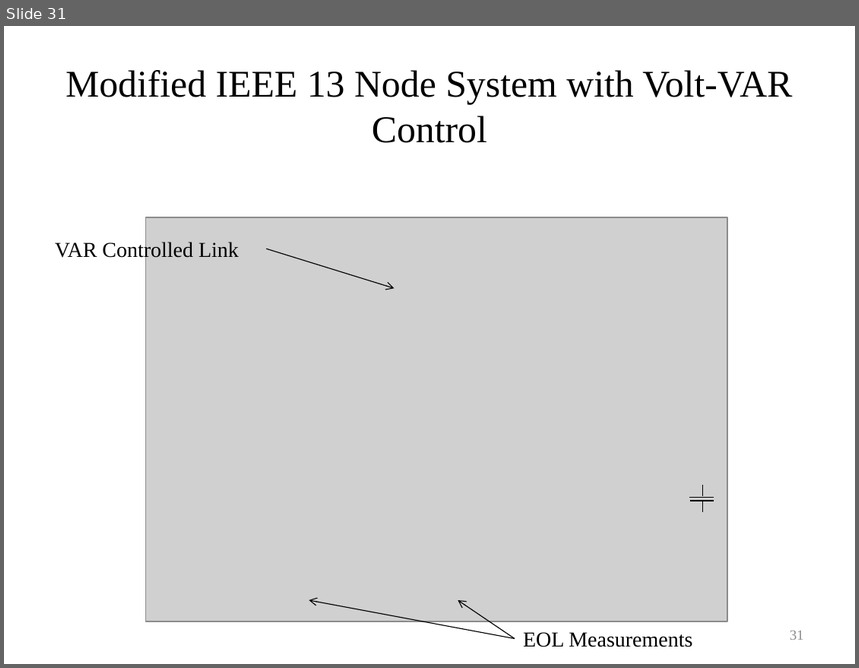
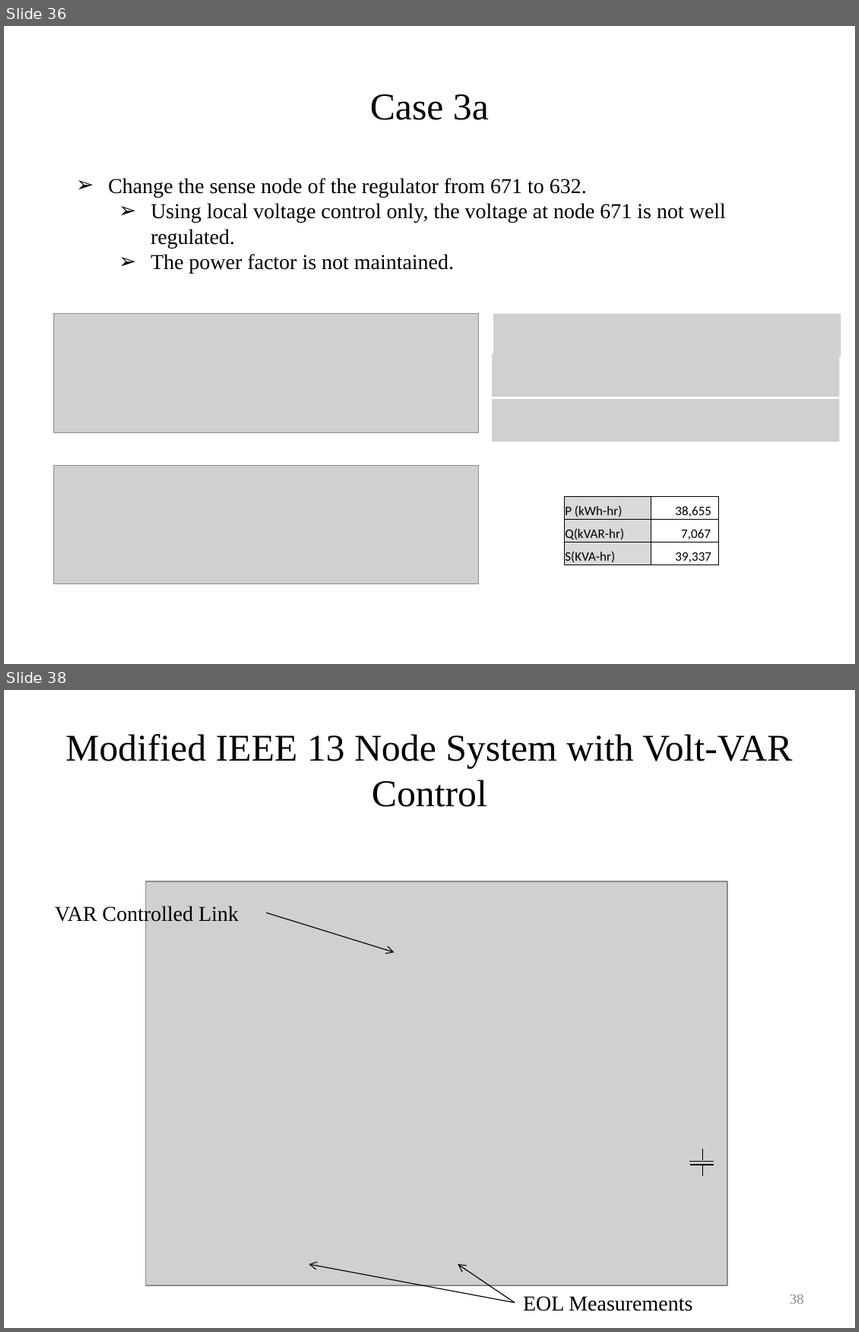
Before and after one commit to gridlab-d/course, a slide deck: University of Washington Class/Module 6 - Volt-VAR optimization.pptx. Shown one above the other, each under a label of ours: slide 31 before the commit, slides 36 and 38 after it; the slides between them are not shown. The pictures are 859x668 and 859x1332 pixels, drawn with LibreOffice and Linux fonts; fonts in the diff are those of the drawing; grey boxes stand for pictures. Boxes give left, top, right and bottom in pixels: in the first picture for what was removed or moved away, otherwise in the second. Text is boxed around its words. In the diff, an @@ line names an element or a change of style, - is before the commit and + after.

```diff
--- a/University of Washington Class/Module 6 - Volt-VAR optimization.pptx
+++ b/University of Washington Class/Module 6 - Volt-VAR optimization.pptx
@@ slide 36 added at [4, 26, 855, 664], background #FFFFFF @@
@@ title added at [370, 94, 489, 120], 32 pt, text #000000 @@
+Case 3a
@@ text added at [108, 178, 726, 274], 18 pt, text #000000 @@
+➢ Change the sense node of the regulator from 671 to 632.
+  ➢ Using local voltage control only, the voltage at node 671 is not well regulated.
+  ➢ The power factor is not maintained.
@@ picture added at [53, 314, 479, 433] @@
@@ picture added at [493, 314, 841, 357] @@
@@ picture added at [492, 354, 839, 396] @@
@@ picture added at [492, 400, 839, 442] @@
@@ picture added at [53, 466, 479, 585] @@
@@ table added at [564, 496, 718, 566], 3 rows, 2 columns @@
+P (kWh-hr) | 38,655
+Q(kVAR-hr) | 7,067
+S(KVA-hr) | 39,337
@@ what was slide 31 is now slide 38 @@
@@ page number at [790, 1294, 804, 1304]: text changed @@
-31
+38
```
Also in this commit, not shown: 6 other slides added.
